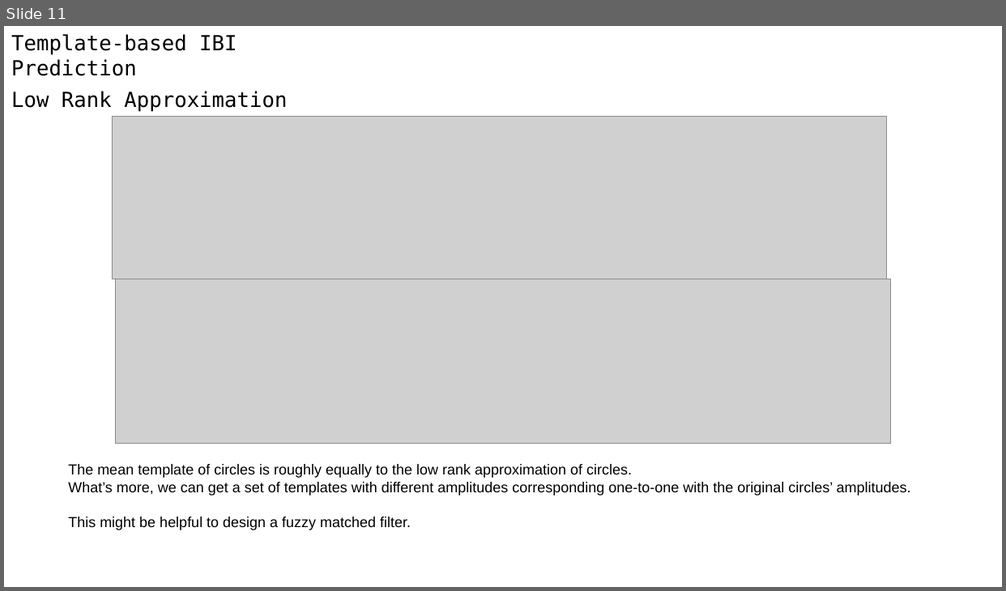
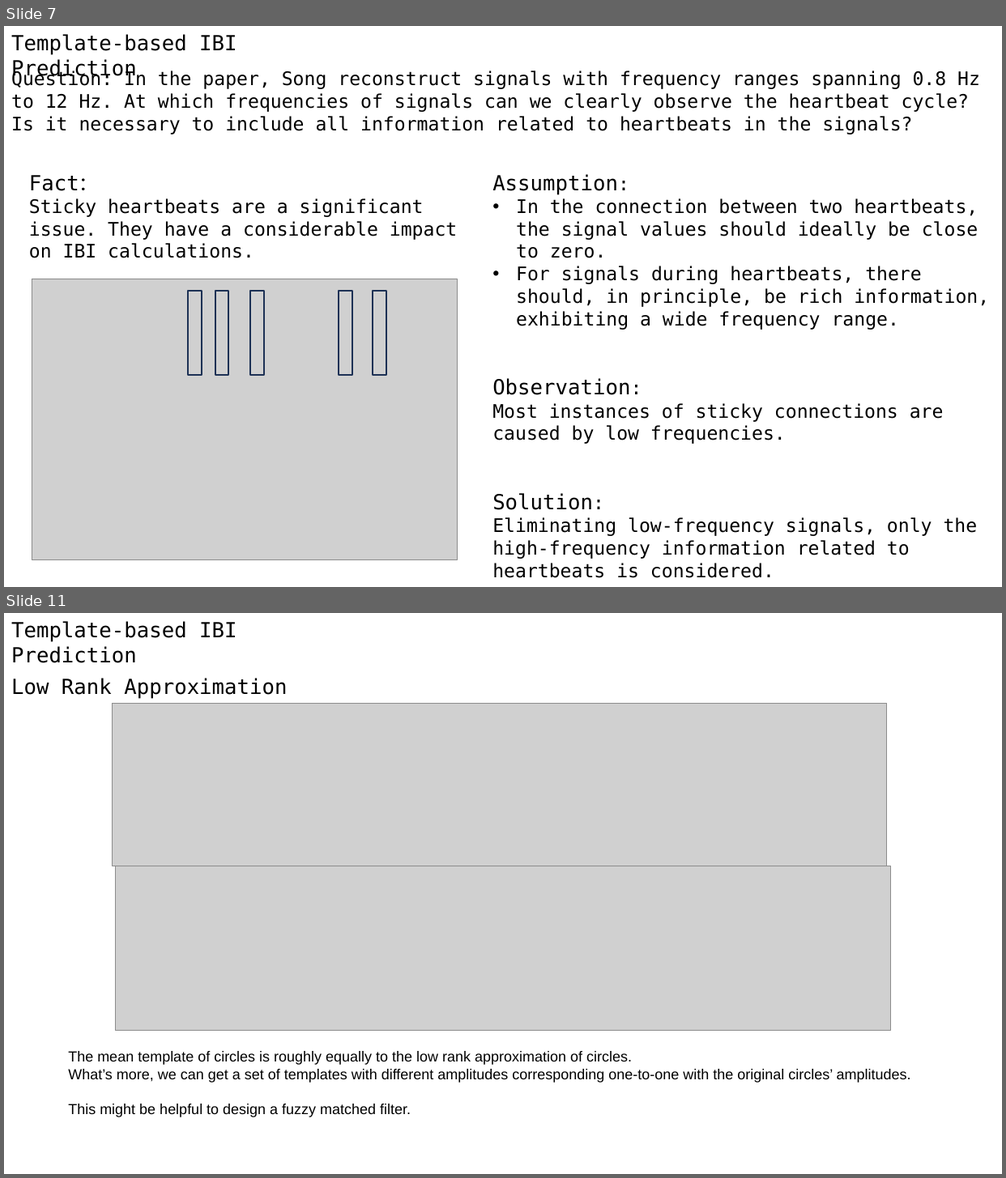
Before and after one commit to A-Big-Tortoise/Presentation, a slide deck: Presentation_0129_JiayuChen.pptx. Shown one above the other, each under a label of ours: slide 11 before the commit, slides 7 and 11 after it; the slides between them are not shown. The pictures are 1006x591 and 1006x1178 pixels, drawn with LibreOffice and Linux fonts; fonts in the diff are those of the drawing; grey boxes stand for pictures. Boxes give left, top, right and bottom in pixels: in the first picture for what was removed or moved away, otherwise in the second. Text is boxed around its words. In the diff, an @@ line names an element or a change of style, - is before the commit and + after.

```diff
--- a/Presentation_0129_JiayuChen.pptx
+++ b/Presentation_0129_JiayuChen.pptx
@@ slide 7 added at <box>4,26,1002,587</box>, background #FFFFFF @@
@@ text added at <box>11,34,236,79</box>, 20 pt, text #000000 @@
+      Template-based IBI Prediction
@@ text added at <box>11,70,980,135</box>, 18 pt, text #000000 @@
+Question: In the paper, Song reconstruct signals with frequency ranges spanning 0.8 Hz to 12 Hz. At which frequencies of signals can we clearly observe the heartbeat cycle? Is it necessary to include all information related to heartbeats in the signals?
@@ text added at <box>29,175,457,258</box>, 18 pt, text #000000 @@
+Fact：
+Sticky heartbeats are a significant issue. They have a considerable impact on IBI calculations.
@@ text added at <box>492,174,989,559</box>, 18 pt, text #000000 @@
+Assumption:
+• In the connection between two heartbeats, the signal values should ideally be close to zero.
+• For signals during heartbeats, there should, in principle, be rich information, exhibiting a wide frequency range.
+Observation:
+Most instances of sticky connections are caused by low frequencies.
+Solution:
+Eliminating low-frequency signals, only the high-frequency information related to heartbeats is considered.
@@ picture added at <box>32,279,458,561</box> @@
@@ rectangle added at <box>188,291,202,376</box>, outline #1E3256 1.5 pt @@
@@ rectangle added at <box>215,291,228,376</box>, outline #1E3256 1.5 pt @@
@@ rectangle added at <box>250,291,265,376</box>, outline #1E3256 1.5 pt @@
@@ rectangle added at <box>339,291,353,376</box>, outline #1E3256 1.5 pt @@
@@ rectangle added at <box>373,291,386,376</box>, outline #1E3256 1.5 pt @@
```
Also in this commit, not shown: 6 slides changed, 1 other slide added, 2 slides removed.
